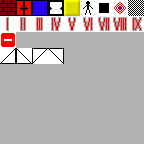
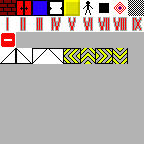
Layers edited between the first and the second 144×144 image:
painted on "Hintergrund" over [64, 48, 128, 64]
